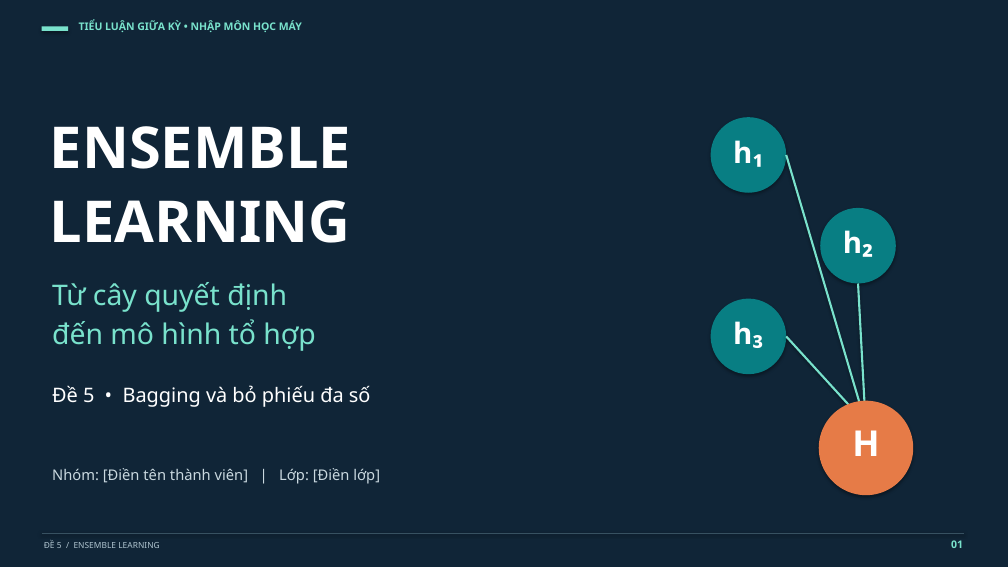
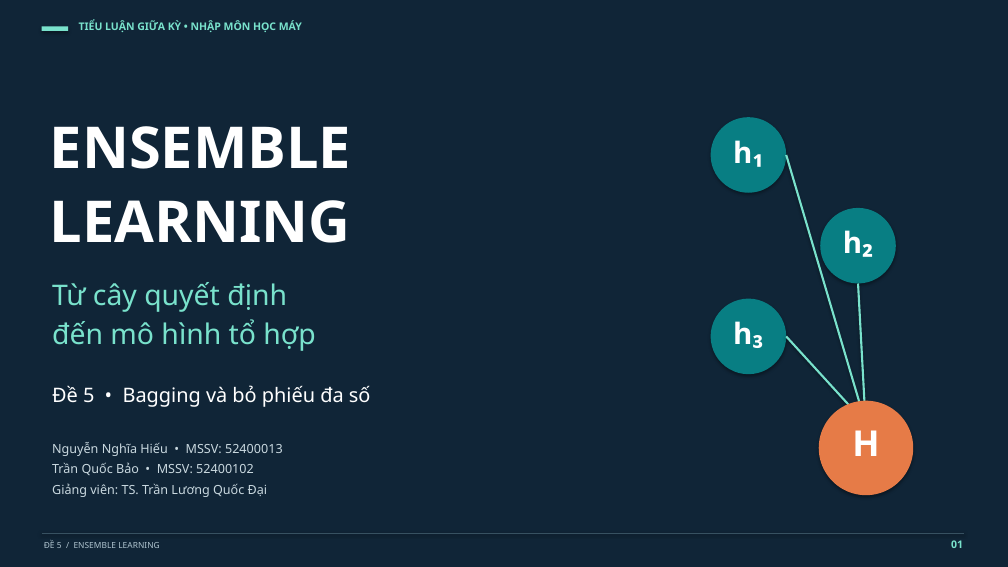
Before and after one commit to Huyngaongow/hocmaygk, a slide deck: slide 1 of De_5_Ensemble_Learning.pptx. Drawn at 1008x567 pixels with LibreOffice and Linux fonts; fonts in the diff are those of the drawing. Boxes give left, top, right and bottom in pixels: in the first picture for what was removed or moved away, otherwise in the second. Text is boxed around its words. In the diff, an @@ line names an element or a change of style, - is before the commit and + after.

```diff
--- a/De_5_Ensemble_Learning.pptx
+++ b/De_5_Ensemble_Learning.pptx
@@ text at [52, 442, 283, 497]: text changed; size 14 to 12 pt @@
-Nhóm: [Điền tên thành viên] | Lớp: [Điền lớp]
+Nguyễn Nghĩa Hiếu • MSSV: 52400013
+Trần Quốc Bảo • MSSV: 52400102
+Giảng viên: TS. Trần Lương Quốc Đại
```
Also in this commit, not shown: 3 other slides changed, 2 slides added, 2 slides removed, 19 other files.
